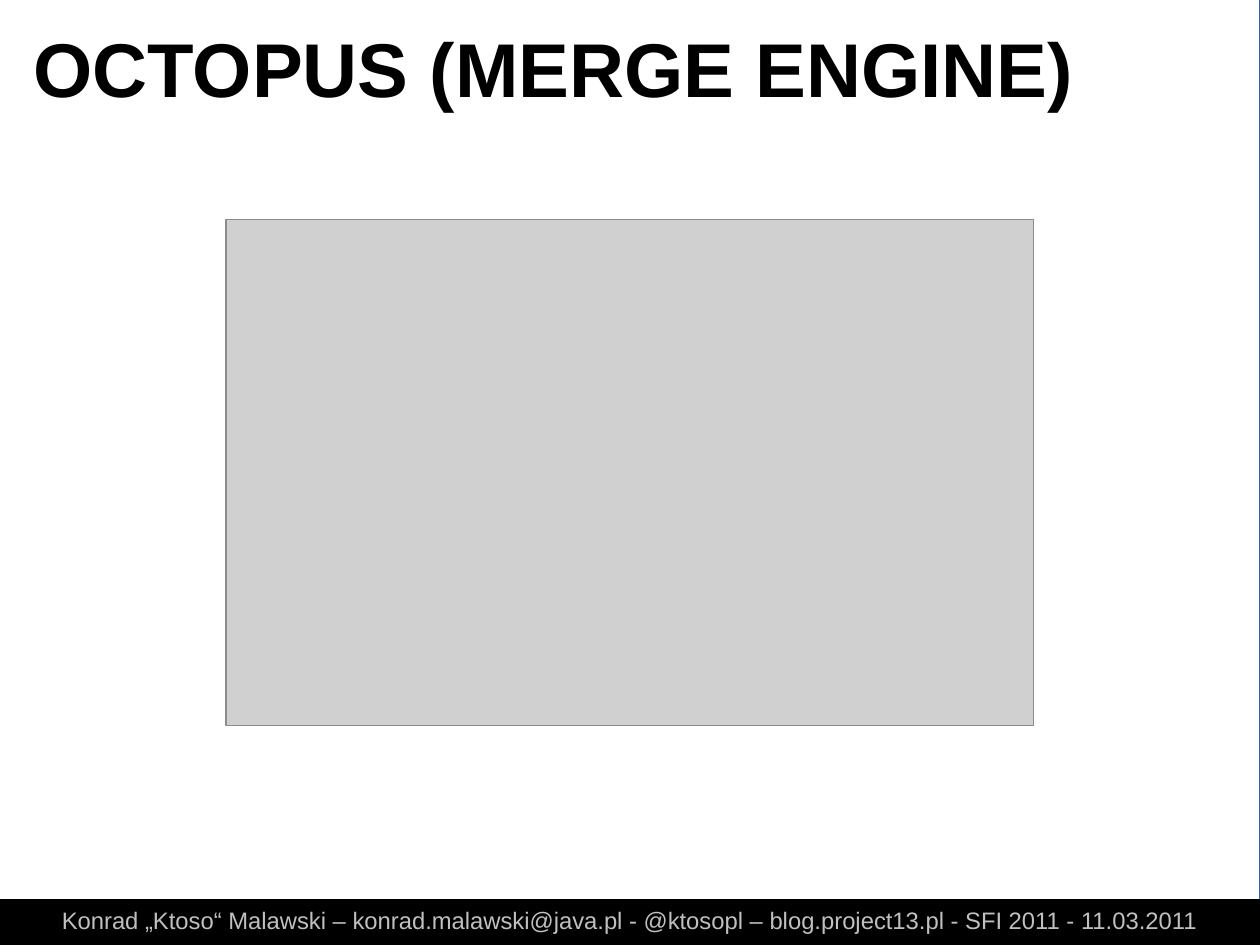
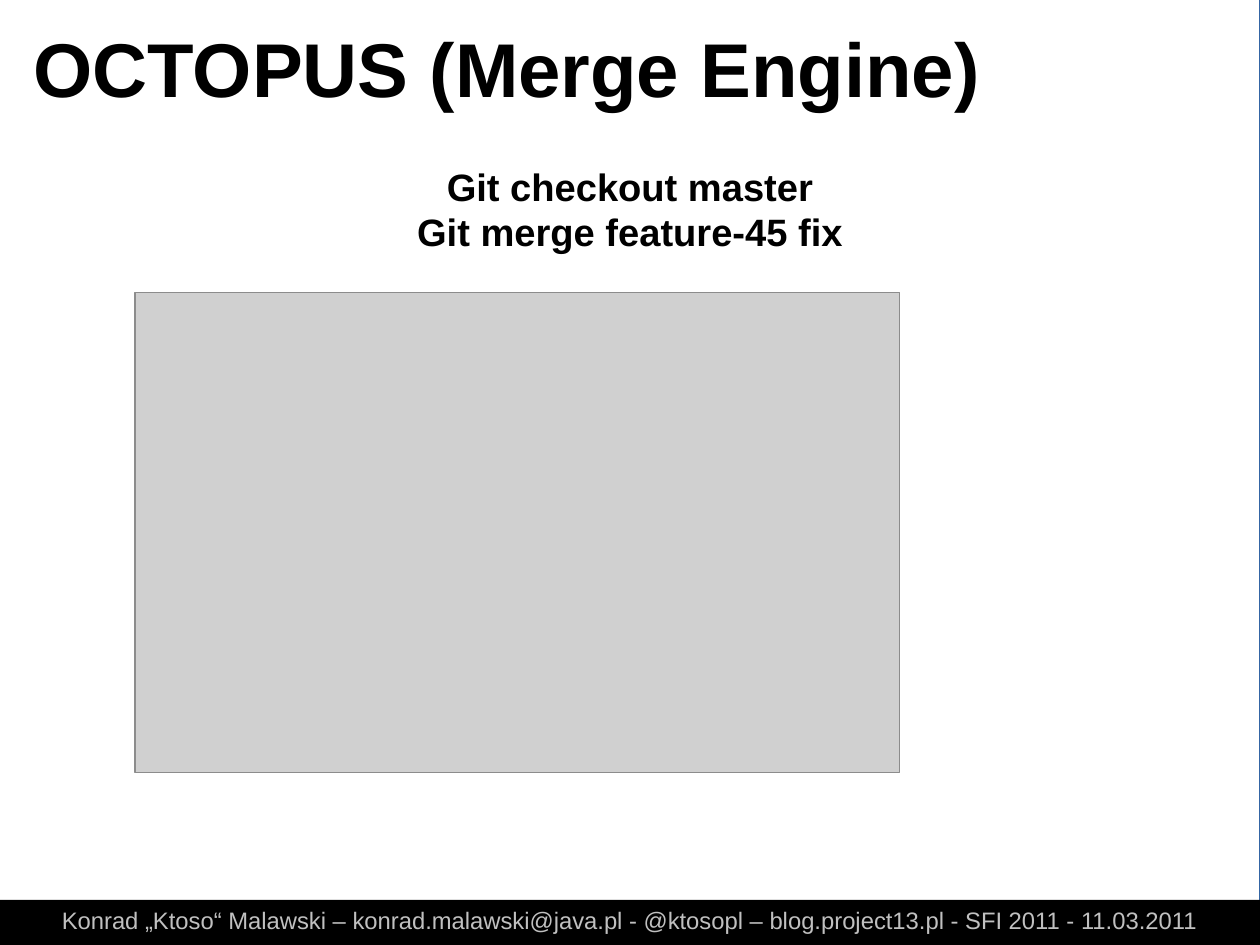
Before and after one commit to ktoso/git-presentation, a slide deck: slide 42 of slides.odp (slide 32 before the commit). Drawn at 1260x945 pixels with LibreOffice and Linux fonts; fonts in the diff are those of the drawing; grey boxes stand for pictures. Boxes give left, top, right and bottom in pixels: in the first picture for what was removed or moved away, otherwise in the second. Text is boxed around its words. In the diff, an @@ line names an element or a change of style, - is before the commit and + after.

Commit message:
lots of new files for cherypick merge and rebase :-)

```diff
--- a/slides.odp
+++ b/slides.odp
@@ text at [34, 41, 979, 112]: text changed @@
-OCTOPUS (MERGE ENGINE)
+OCTOPUS (Merge Engine)
@@ text added at [417, 173, 842, 254], 24 pt, text #000000, bold @@
+Git checkout master
+Git merge feature-45 fix
@@ picture: place and size @@
-picture at [226, 220, 1035, 726]
+picture at [135, 293, 900, 773]
```
Also in this commit, not shown: 36 other slides changed, 11 slides added, 28 other files.
